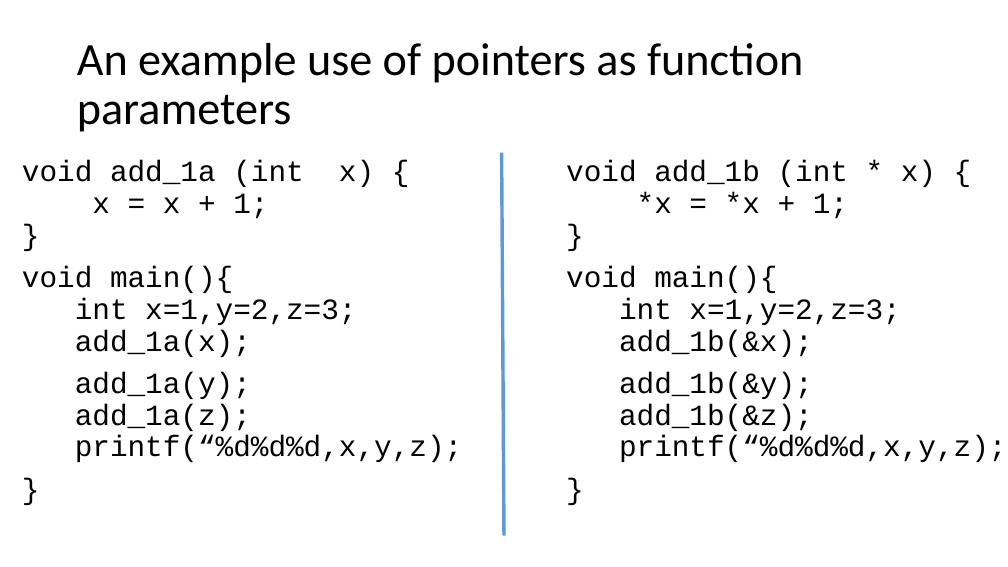
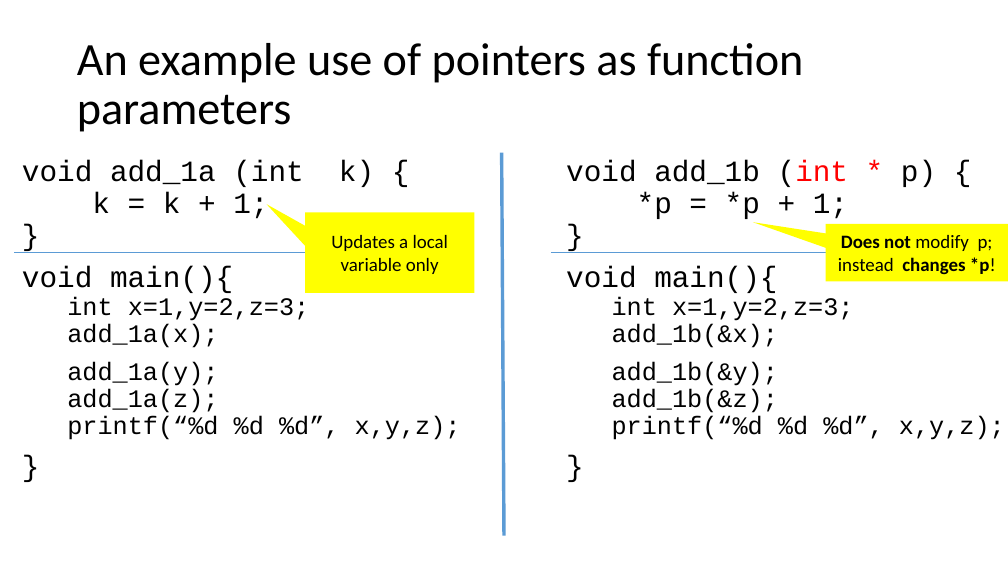
Before and after one commit to rbadrinath/FCP, a slide deck: slide 6 of slides/08-Pointers.pptx. Drawn at 1008x567 pixels with LibreOffice and Linux fonts; fonts in the diff are those of the drawing. Boxes give left, top, right and bottom in pixels: in the first picture for what was removed or moved away, otherwise in the second. Text is boxed around its words. In the diff, an @@ line names an element or a change of style, - is before the commit and + after.

Commit message:
updated slides

```diff
--- a/slides/08-Pointers.pptx
+++ b/slides/08-Pointers.pptx
@@ text at <box>22,160,303,219</box>: text changed @@
-void add_1a (int x) {
-x = x + 1;
-}
+void add_1a (int k) {
+k = k + 1;
+}
@@ text at <box>566,160,936,219</box>: text changed @@
-void add_1b (int * x) {
-*x = *x + 1;
-}
+void add_1b (int * p) {
+*p = *p + 1;
+}
@@ speech box added at <box>306,212,475,293</box>, fill #FFFF00, 18 pt, text #000000 @@
+Updates a local variable only
@@ speech box added at <box>826,224,1008,281</box>, fill #FFFF00, 18 pt, text #000000, bold @@
+Does not modify p; instead changes *p!
@@ line added from (14, 253) to (437, 253), #5B9BD5 0.5 pt @@
@@ text at <box>22,266,310,348</box>: size 28 to 24 pt in "int x=1,y=2,z=3; add_1a(x);" @@
@@ line added from (551, 253) to (973, 253), #5B9BD5 0.5 pt @@
@@ text at <box>566,266,854,348</box>: size 28 to 24 pt in "int x=1,y=2,z=3; add_1b(&x);" @@
@@ text at <box>67,362,461,440</box>: text changed; size 28 to 24 pt @@
-add_1a(y);
-add_1a(z);
-printf(“%d%d%d,x,y,z);
+add_1a(y);
+add_1a(z);
+printf(“%d %d %d”, x,y,z);
@@ text at <box>612,362,1005,440</box>: text changed; size 28 to 24 pt @@
-add_1b(&y);
-add_1b(&z);
-printf(“%d%d%d,x,y,z);
+add_1b(&y);
+add_1b(&z);
+printf(“%d %d %d”, x,y,z);
```
Also in this commit, not shown: 4 other slides changed, 8 other files.
